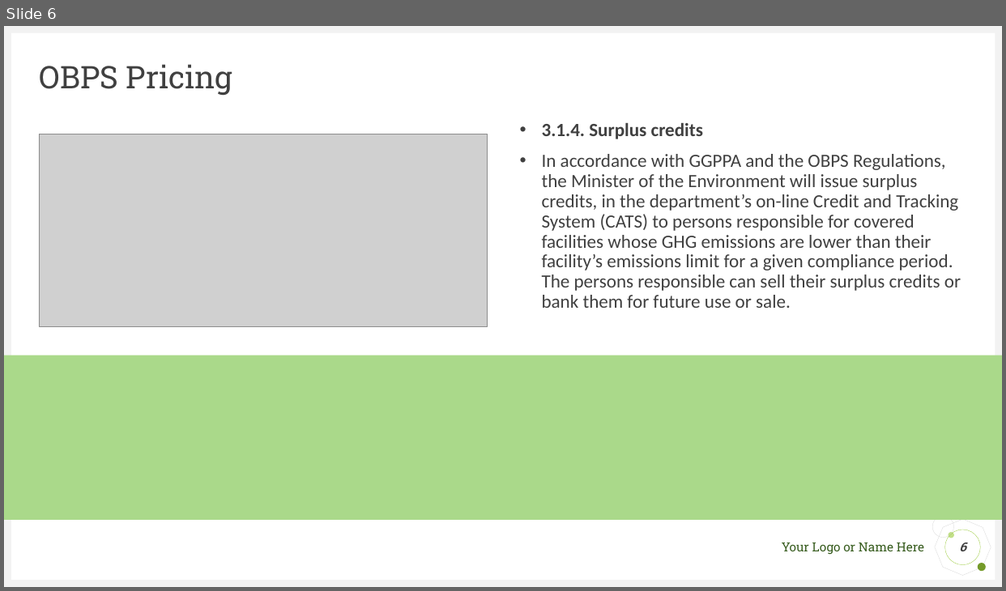
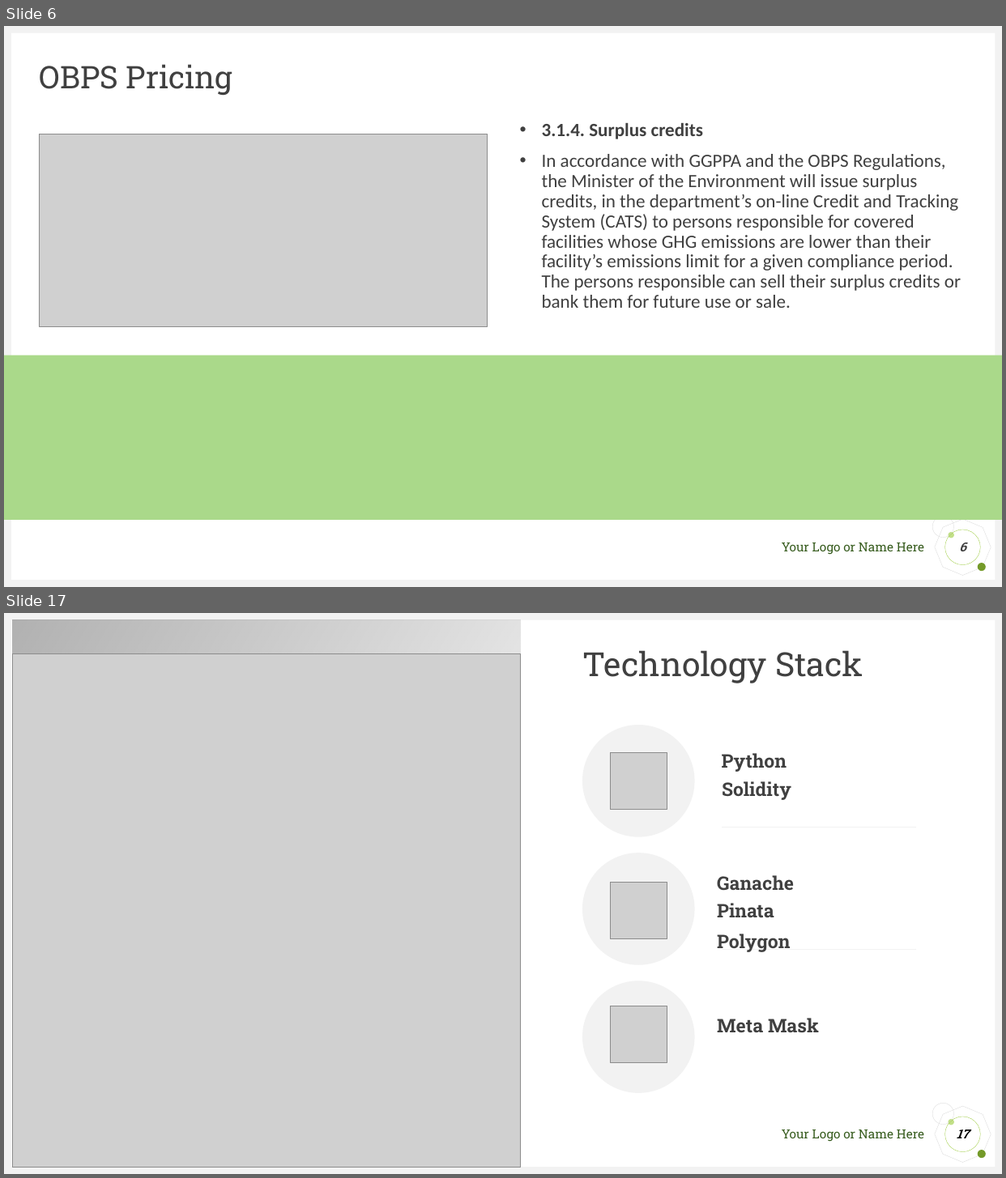
Before and after one commit to saimzuberi/Carbon_Credit_Market, a slide deck: Project Presentation/Final Presentation .pptx. Shown one above the other, each under a label of ours: slide 6 before the commit, slides 6 and 17 after it; the slides between them are not shown. The pictures are 1006x591 and 1006x1178 pixels, drawn with LibreOffice and Linux fonts; fonts in the diff are those of the drawing; grey boxes stand for pictures. Boxes give left, top, right and bottom in pixels: in the first picture for what was removed or moved away, otherwise in the second. Text is boxed around its words. In the diff, an @@ line names an element or a change of style, - is before the commit and + after.

```diff
--- a/Project Presentation/Final Presentation .pptx
+++ b/Project Presentation/Final Presentation .pptx
@@ slide 17 added at (4, 613, 1002, 1174), background #FFFFFF; not listed: 9 template elements that a slide beside it also shows @@
@@ rectangle added at (13, 619, 522, 1167), fill gradient #000000 @@
@@ picture added at (13, 653, 522, 1167) @@
@@ title added at (582, 650, 863, 683), 32 pt, text #404040 @@
+Technology Stack
@@ ellipse added at (582, 725, 695, 837), fill #F2F2F2 @@
@@ picture added at (611, 753, 667, 810) @@
@@ text added at (722, 753, 787, 772), 18 pt, text #404040, bold @@
+Python
@@ text added at (722, 781, 791, 800), 18 pt, text #404040, bold @@
+Solidity
@@ line added from (917, 827) to (722, 827), #F2F2F2 0.5 pt @@
@@ ellipse added at (582, 854, 695, 965), fill #F2F2F2 @@
@@ text added at (717, 875, 794, 890), 18 pt, text #404040, bold @@
+Ganache
@@ picture added at (611, 883, 667, 939) @@
@@ text added at (717, 903, 790, 952), 18 pt, text #404040, bold @@
+Pinata
+Polygon
@@ line added from (917, 949) to (722, 949), #F2F2F2 0.5 pt @@
@@ ellipse added at (582, 982, 695, 1093), fill #F2F2F2 @@
@@ picture added at (611, 1007, 667, 1063) @@
@@ text added at (717, 1018, 819, 1033), 18 pt, text #404040, bold @@
+Meta Mask
@@ page number added at (945, 1117, 980, 1152), outline #9ACB39 0.25 pt, 12 pt, text #000000, bold, italic @@
+17
```
Also in this commit, not shown: 4 slides changed, 8 other slides added, 12 slides removed, 9 other files.
